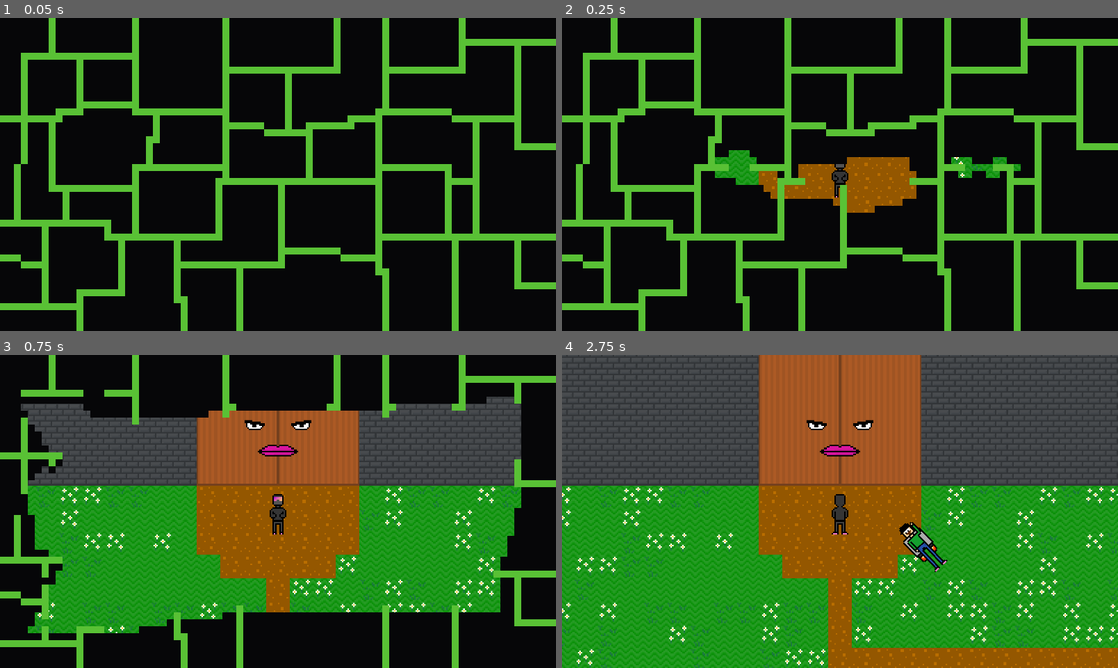
Above: before the commit, frames 1-4 (two rows, left to right).
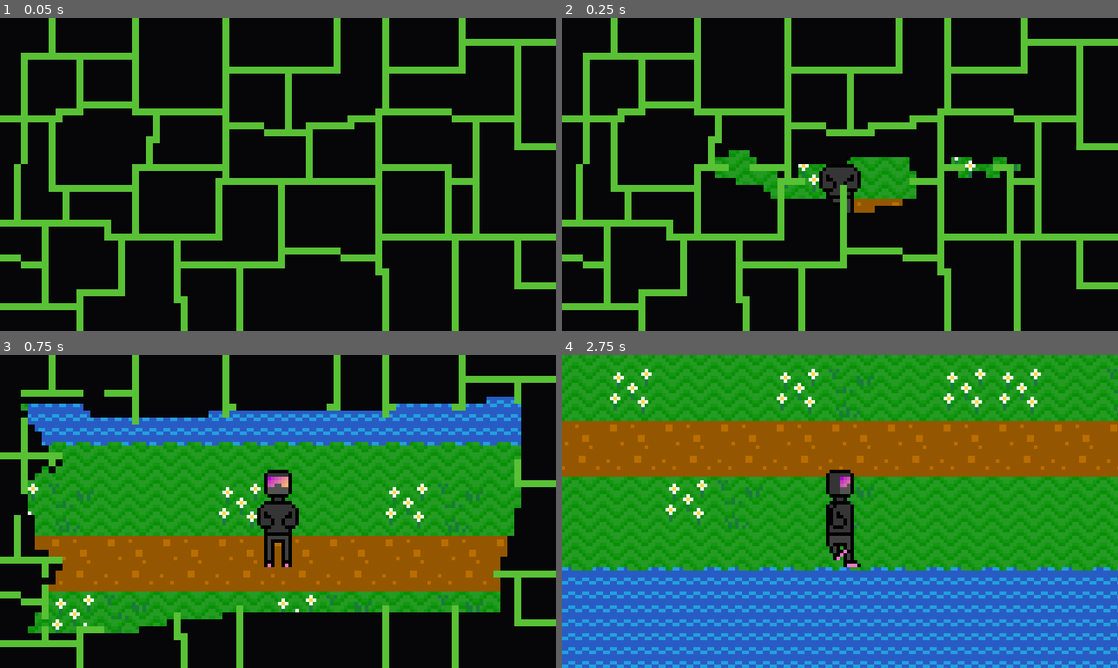
Above: after the commit, the same moments.

Repository: Laup0403/Kasimirs-Kebab
Game: Godot game, scene res://scenes/chapter2.tscn
Two runs of this game, one before a commit and one after it. Both use one fixed random seed, a clock stepped at 60 frames per second and the inputs below. This scene is started directly instead of the project's main scene.
Inputs (mouse positions are in pixels of both pictures, inside the frame that each line leads up to):
- Up to frame 1 (0.05 s): no input
- Up to frame 2 (0.25 s): no input
- Up to frame 3 (0.75 s): tap Enter at 0.5 s; move the mouse to (400, 495) at 0.52 s; hold Right (Right) from 0.53 s (still down); tap Z (Action1) at 0.6 s
- Up to frame 4 (2.75 s): click (962, 495) at 0.8 s; move the mouse to (728, 527) at 1.27 s; release Right (Right) at 1.28 s; hold Down (Down) 1.28-2.03 s; click (728, 527) at 1.35 s; tap Z (Action1) at 1.55, 2.1 s; move the mouse to (895, 442) at 2.02 s; hold Right (Right) from 2.03 s (still down); click (895, 442) at 2.3 s

Frame 1 is identical in both runs. In frame 2, 3.1% of the frame differs, in the area x 27-83%, y 42-63%; in frame 3, 43%; in frame 4, 86%, in the area x 0-100%, y 0-100%.

Commit message:
resetted the variables from testing and tested if the game works

Diff:
--- a/script/scene/chapter2.gd
+++ b/script/scene/chapter2.gd
@@ -5,9 +5,9 @@
 @onready var übergang = $"UI/Übergang"
 
 var area = "none"
-var msmauer = 5
+var msmauer = 0
 var angry = 0
-var fightState = 3
+var fightState = 0
 var timer = 0
 var beamState = 0
 
